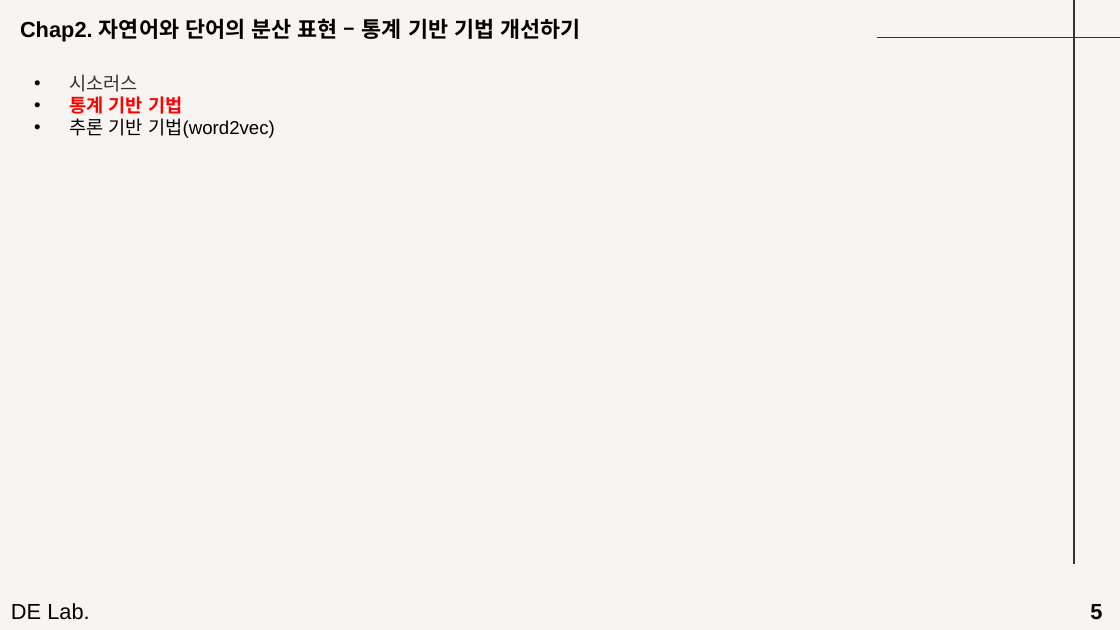
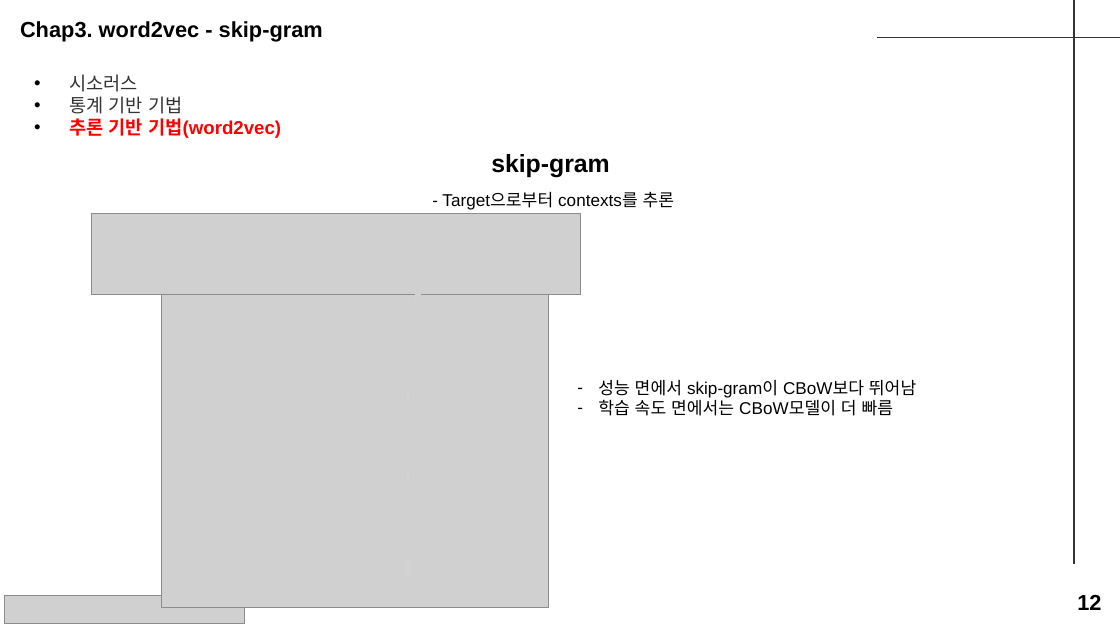
Before and after one commit to seungdeng/Deep-Learning-from-Scratch, a slide deck: slide 12 of study/발표자료/20250220_밑딥2_이승건_chap234발표자료.pptx. Drawn at 1120x630 pixels with LibreOffice and Linux fonts; fonts in the diff are those of the drawing; grey boxes stand for pictures. Boxes give left, top, right and bottom in pixels: in the first picture for what was removed or moved away, otherwise in the second. Text is boxed around its words. In the diff, an @@ line names an element or a change of style, - is before the commit and + after.

Commit message:
update PPT

```diff
--- a/study/발표자료/20250220_밑딥2_이승건_chap234발표자료.pptx
+++ b/study/발표자료/20250220_밑딥2_이승건_chap234발표자료.pptx
@@ background #F7F4F1 to #FFFFFF @@
@@ text at box(20, 21, 323, 42): text changed @@
-Chap2. 자연어와 단어의 분산 표현 – 통계 기반 기법 개선하기
+Chap3. word2vec - skip-gram
@@ text at box(69, 96, 281, 138): text colour #FF0000 to #333333, bold off in "통계 기반 기법"; text colour #000000 to #FF0000, bold on in "추론 기반 기법(word2vec)" @@
@@ text added at box(491, 154, 610, 178), 16 pt, text #000000, bold @@
+skip-gram
@@ text added at box(442, 192, 675, 210), 11 pt, text #000000 @@
+- Target으로부터 contexts를 추론
@@ picture added at box(92, 214, 580, 295) @@
@@ picture added at box(161, 295, 548, 608) @@
@@ line added from (414, 295) to (421, 295), #D6D4D2 0.75 pt @@
@@ line added from (409, 300) to (409, 305), #D6D4D2 0.75 pt @@
@@ text added at box(598, 380, 916, 416), 11 pt, text #000000 @@
+– 성능 면에서 skip-gram이 CBoW보다 뛰어남
+– 학습 속도 면에서는 CBoW모델이 더 빠름
@@ line added from (408, 391) to (408, 399), #D6D4D2 0.75 pt @@
@@ line added from (408, 472) to (408, 478), #D6D4D2 0.75 pt @@
@@ line added from (408, 562) to (408, 572), #D6D4D2 0.75 pt @@
@@ picture added at box(4, 596, 244, 624) @@
@@ text added at box(1077, 594, 1101, 610), 14 pt, text #000000, bold @@
+12
@@ text removed at box(11, 603, 89, 620) @@
-DE Lab.
@@ text removed at box(1090, 604, 1102, 620) @@
-5
```
Also in this commit, not shown: 11 other slides changed, 7 slides added, 6 slides removed, 2 other files.
